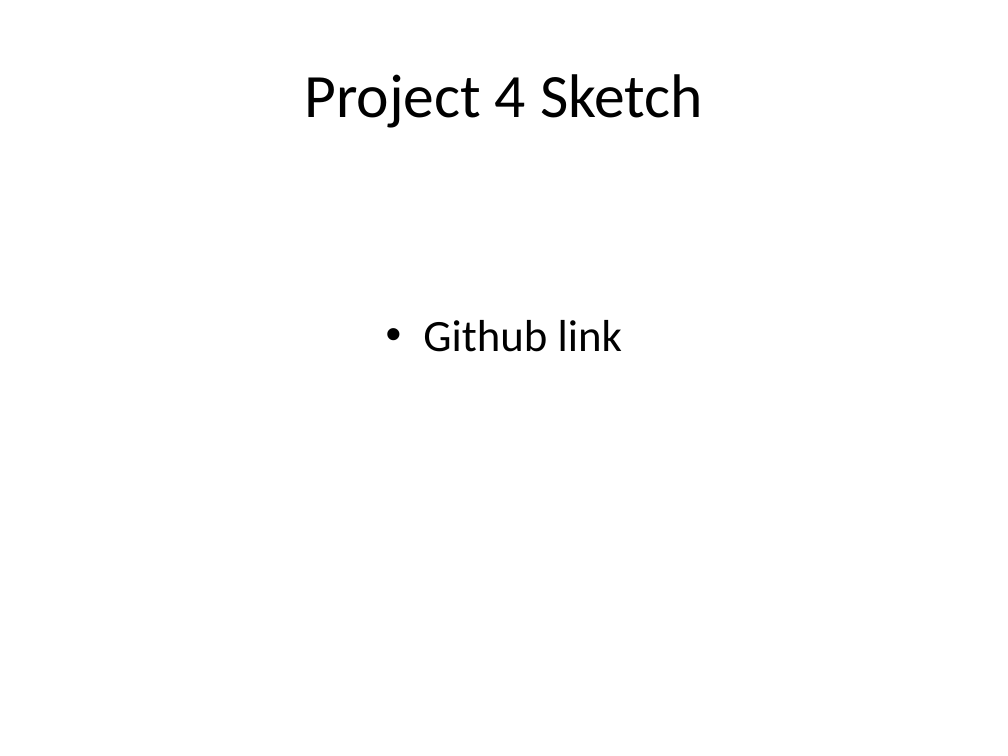
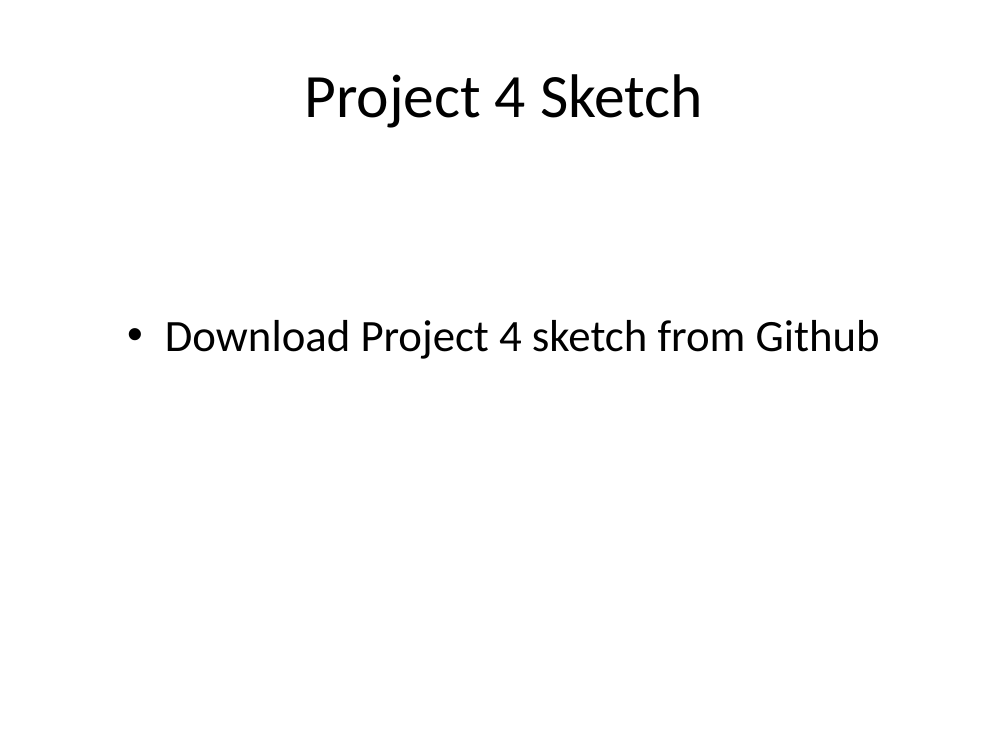
Before and after one commit to andaluri/ArduinoWorkshop1, a slide deck: slide 29 of ArduinoWorkshop1.pptx (slide 26 before the commit). Drawn at 1008x756 pixels with LibreOffice and Linux fonts; fonts in the diff are those of the drawing. Boxes give left, top, right and bottom in pixels: in the first picture for what was removed or moved away, otherwise in the second. Text is boxed around its words. In the diff, an @@ line names an element or a change of style, - is before the commit and + after.

Commit message:
Additional changes
Finished Project 5 and 6. Added additional resources and tutorials.

```diff
--- a/ArduinoWorkshop1.pptx
+++ b/ArduinoWorkshop1.pptx
@@ text at (x1=165, y1=320, x2=880, y2=359): text changed @@
-• Github link
+• Download Project 4 sketch from Github
```
Also in this commit, not shown: 3 other slides changed, 9 slides added, 2 slides removed, 9 other files.
